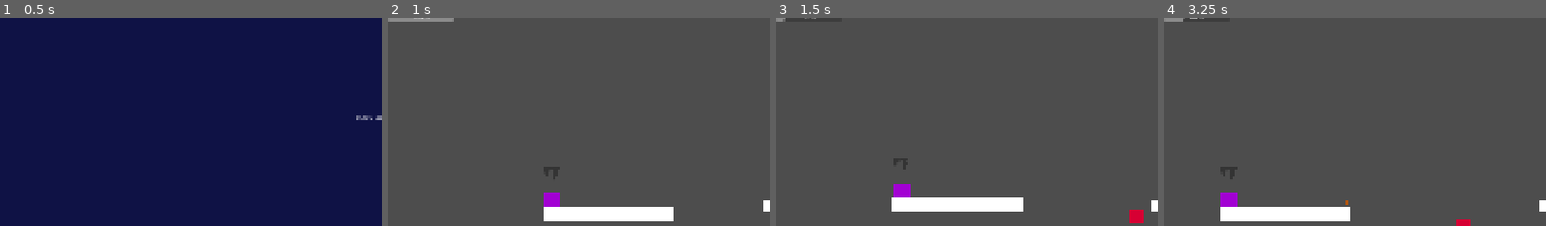
Above: before the commit, frames 1-4 (left to right).
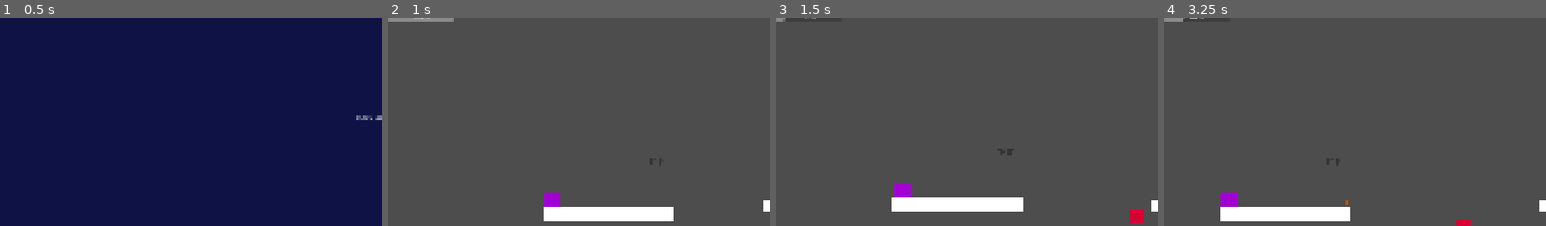
Above: after the commit, the same moments.

Repository: KingMajin01/metroidvania.definido
Game: Godot game, scene res://menu_inicial.tscn
Two runs of this game, one before a commit and one after it. Both use one fixed random seed, a clock stepped at 60 frames per second and the inputs below.
Inputs:
- Up to frame 1 (0.5 s): no input
- Up to frame 2 (1 s): tap Enter (ui_accept) at 0.5, 0.6, 0.77 s; hold Right (ui_right) from 0.53 s (still down)
- Up to frame 3 (1.5 s): keep holding Right (ui_right); tap Enter (ui_accept) at 1.07 s; tap K at 1.35 s
- Up to frame 4 (3.25 s): tap Enter (ui_accept) at 1.52, 1.55, 1.82, 2.3, 3.02, 3.05 s; release Right (ui_right) at 2.03 s; hold Left (ui_left) 2.03-2.78 s; hold Z 2.03-2.78 s; hold Right (ui_right) from 2.78 s (still down); tap X at 2.85 s
The pictures show only the part of the screen within x 0-50%, y 5-55%; the shares and areas given below are measured in that part.

Frame 1 is identical in both runs. In frame 2, 0.2% of the frame differs, in the area x 40-72%, y 67-78%; in frame 3, 0.2%; in frame 4, 0.2%, in the area x 14-46%, y 67-78%.

Commit message:
nada foi mudado

Diff:
--- a/mundo.tscn
+++ b/mundo.tscn
@@ -46,6 +46,6 @@
 position = Vector2(499, 180)
 
 [node name="Sprite2D" type="Sprite2D" parent="." unique_id=1316880808]
-position = Vector2(23, 52)
+position = Vector2(295, 22.000004)
 scale = Vector2(0.6796867, 0.6210937)
 texture = ExtResource("4_otwa2")
